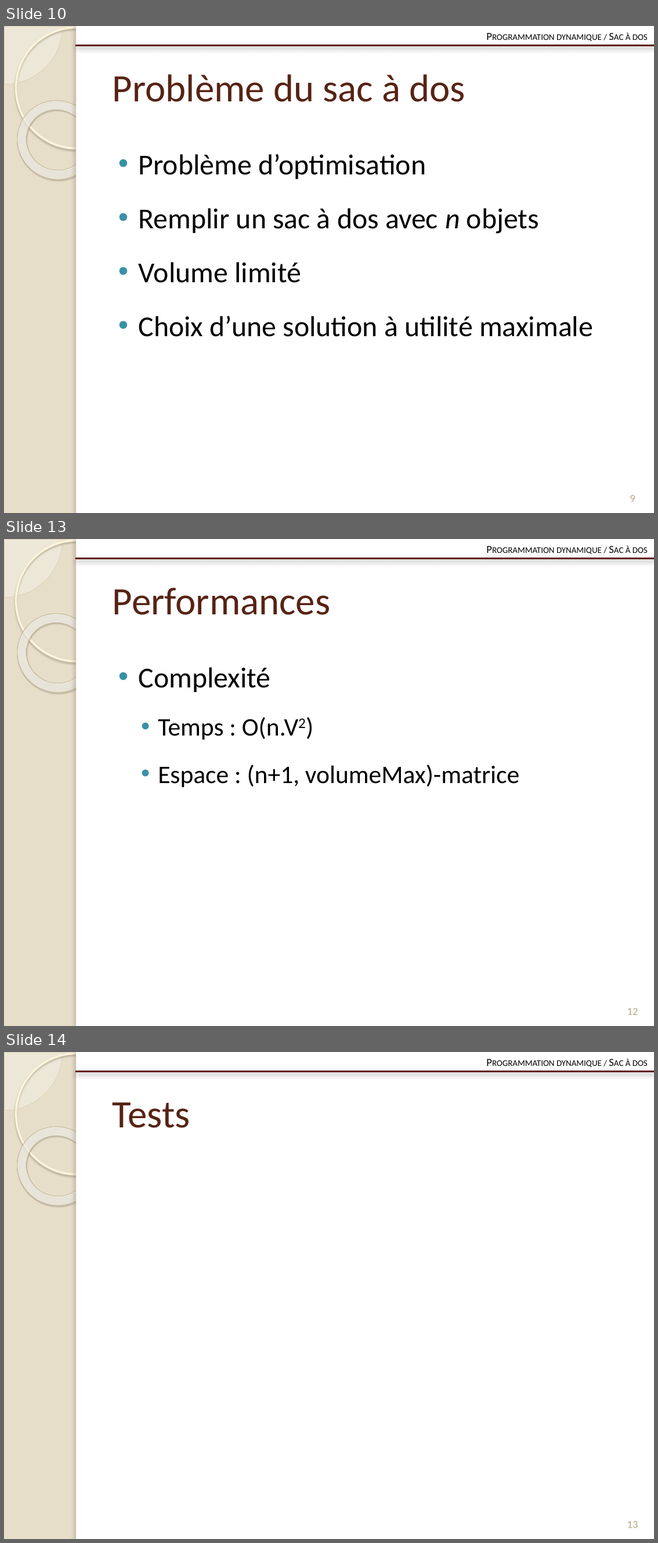
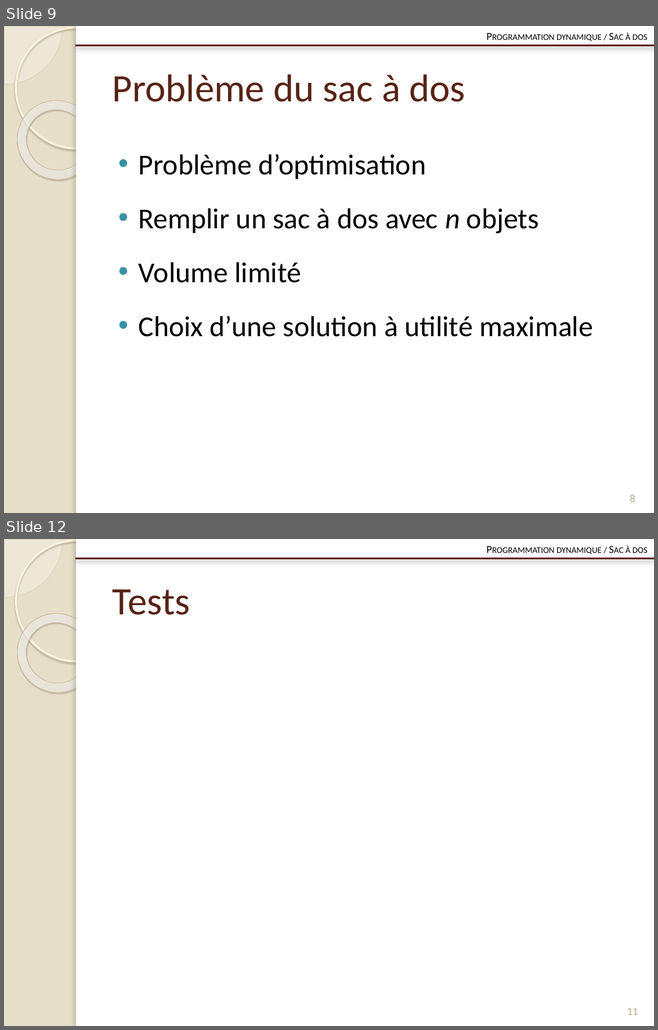
Before and after one commit to Origraena/moca, a slide deck: gmin213/tp/presentation/pres.pptx. Shown one above the other, each under a label of ours: slides 10, 13 and 14 before the commit, slides 9 and 12 after it; the slides between them are not shown. The pictures are 658x1543 and 658x1030 pixels, drawn with LibreOffice and Linux fonts; fonts in the diff are those of the drawing. Boxes give left, top, right and bottom in pixels: in the first picture for what was removed or moved away, otherwise in the second. Text is boxed around its words. In the diff, an @@ line names an element or a change of style, - is before the commit and + after.

```diff
--- a/gmin213/tp/presentation/pres.pptx
+++ b/gmin213/tp/presentation/pres.pptx
@@ slide 13 removed at [4,539,654,1026], background #E7DEC9; not listed: 6 template elements that a slide beside it also shows @@
@@ text removed at [556,545,647,554] @@
-Programmation dynamique / Sac à dos
@@ title removed at [112,588,330,615] @@
-Performances
@@ text removed at [139,667,519,787] @@
-• Complexité
-  • Temps : O(n.V2)
-  • Espace : (n+1, volumeMax)-matrice
@@ page number removed at [627,1008,638,1015] @@
-12
@@ what was slide 10 is now slide 9 @@
@@ page number at [629,495,634,502]: text changed @@
-9
+8
@@ what was slide 14 is now slide 12 @@
@@ page number at [627,1008,638,1015]: text changed @@
-13
+11
```
Also in this commit, not shown: 6 slides changed, 1 other slide removed, 4 other files.
